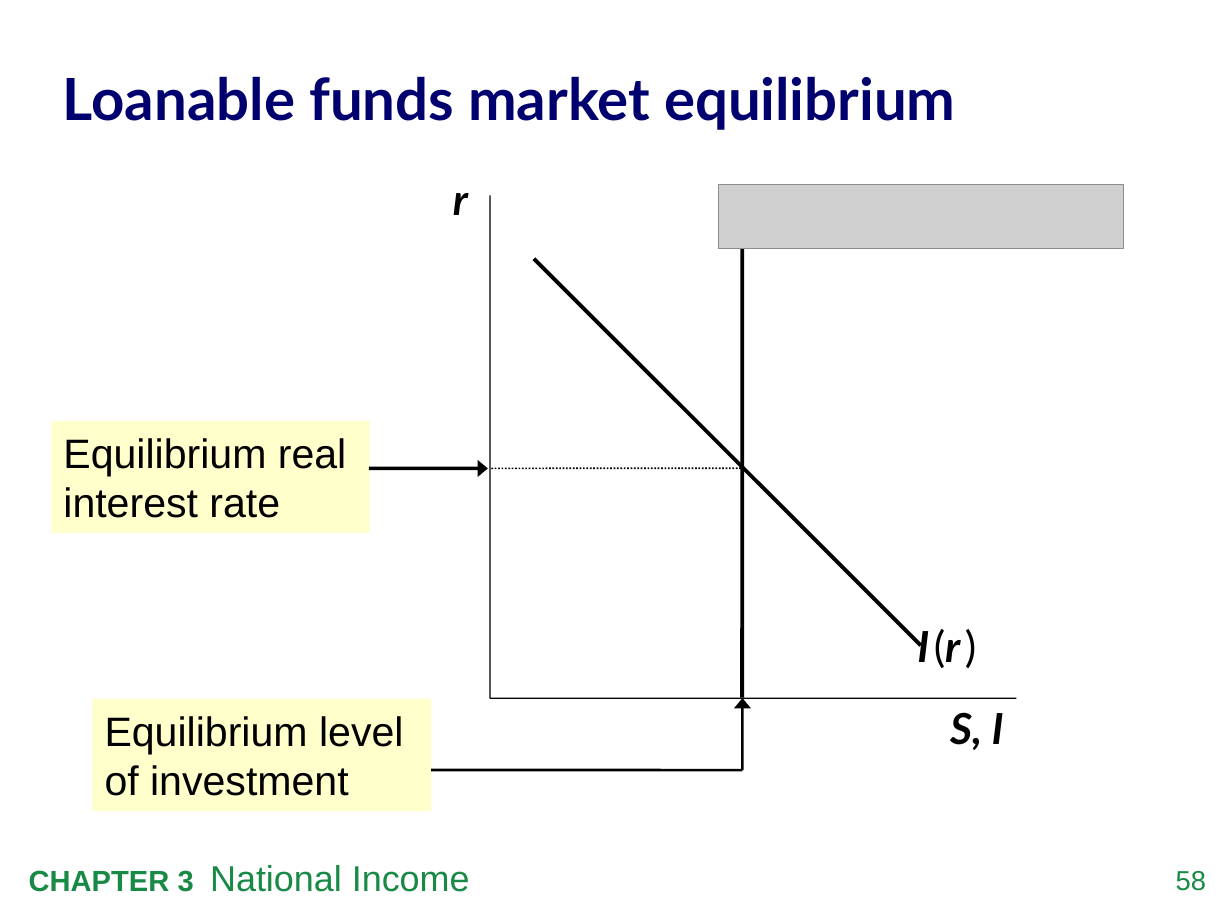
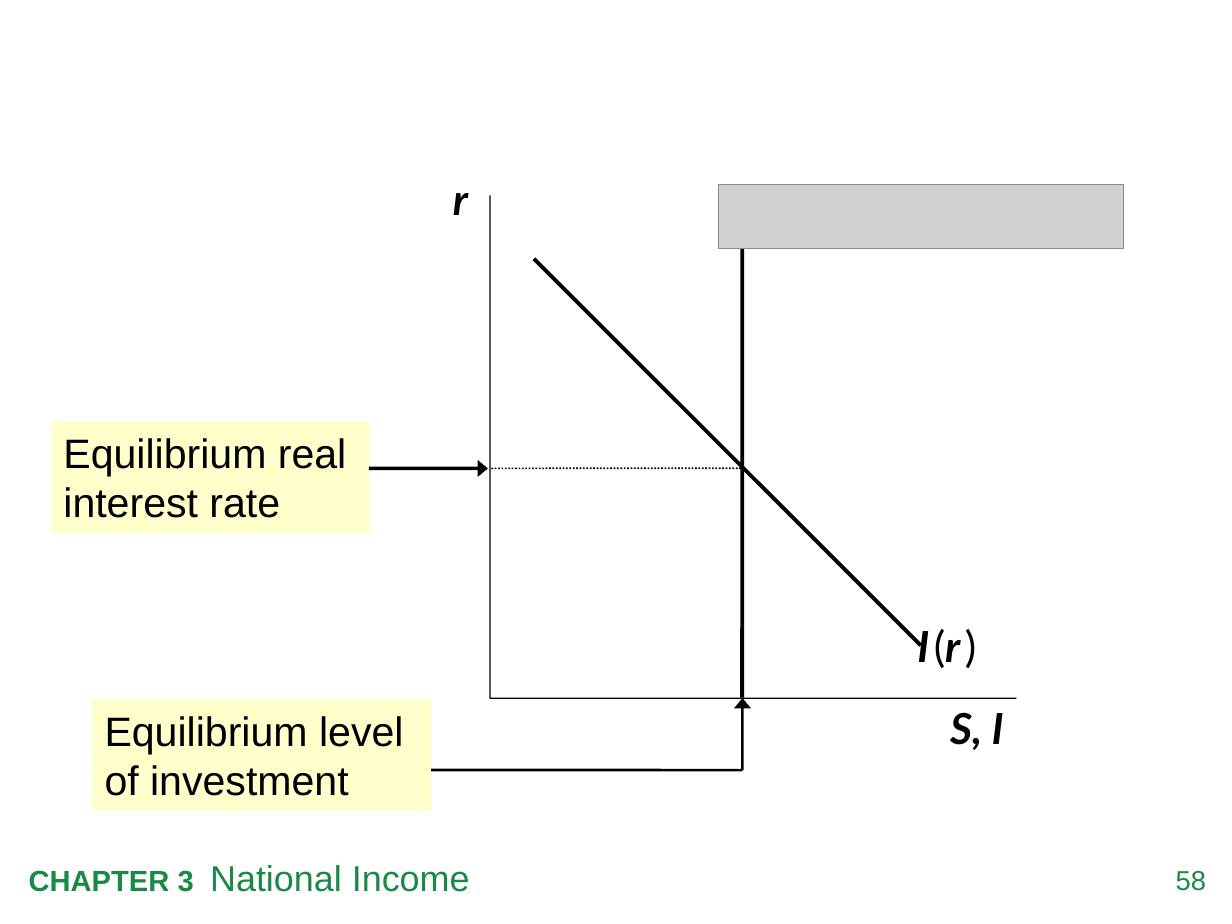
Before and after one commit to fecet/macroeconomics, a slide deck: slide 59 of Lecture Slides/mankiw9e_lecture_slides_chap03.pptx. Drawn at 1232x924 pixels with LibreOffice and Linux fonts; fonts in the diff are those of the drawing; grey boxes stand for pictures. Boxes give left, top, right and bottom in pixels: in the first picture for what was removed or moved away, otherwise in the second. Text is boxed around its words. In the diff, an @@ line names an element or a change of style, - is before the commit and + after.

```diff
--- a/Lecture Slides/mankiw9e_lecture_slides_chap03.pptx
+++ b/Lecture Slides/mankiw9e_lecture_slides_chap03.pptx
@@ title removed at <box>63,76,955,130</box> @@
-Loanable funds market equilibrium
```
Also in this commit, not shown: 2 other slides changed, 4 other files.
